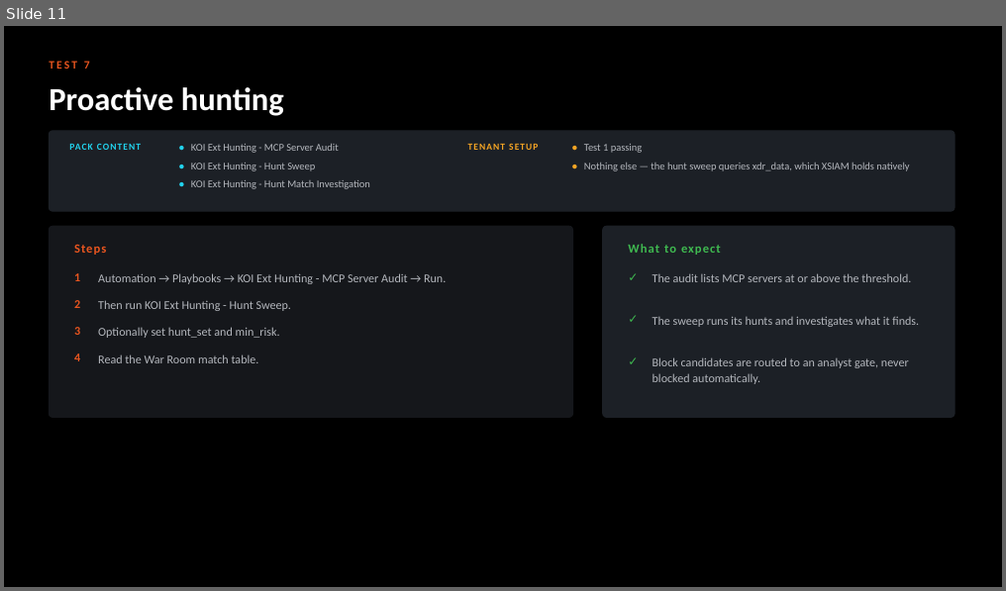
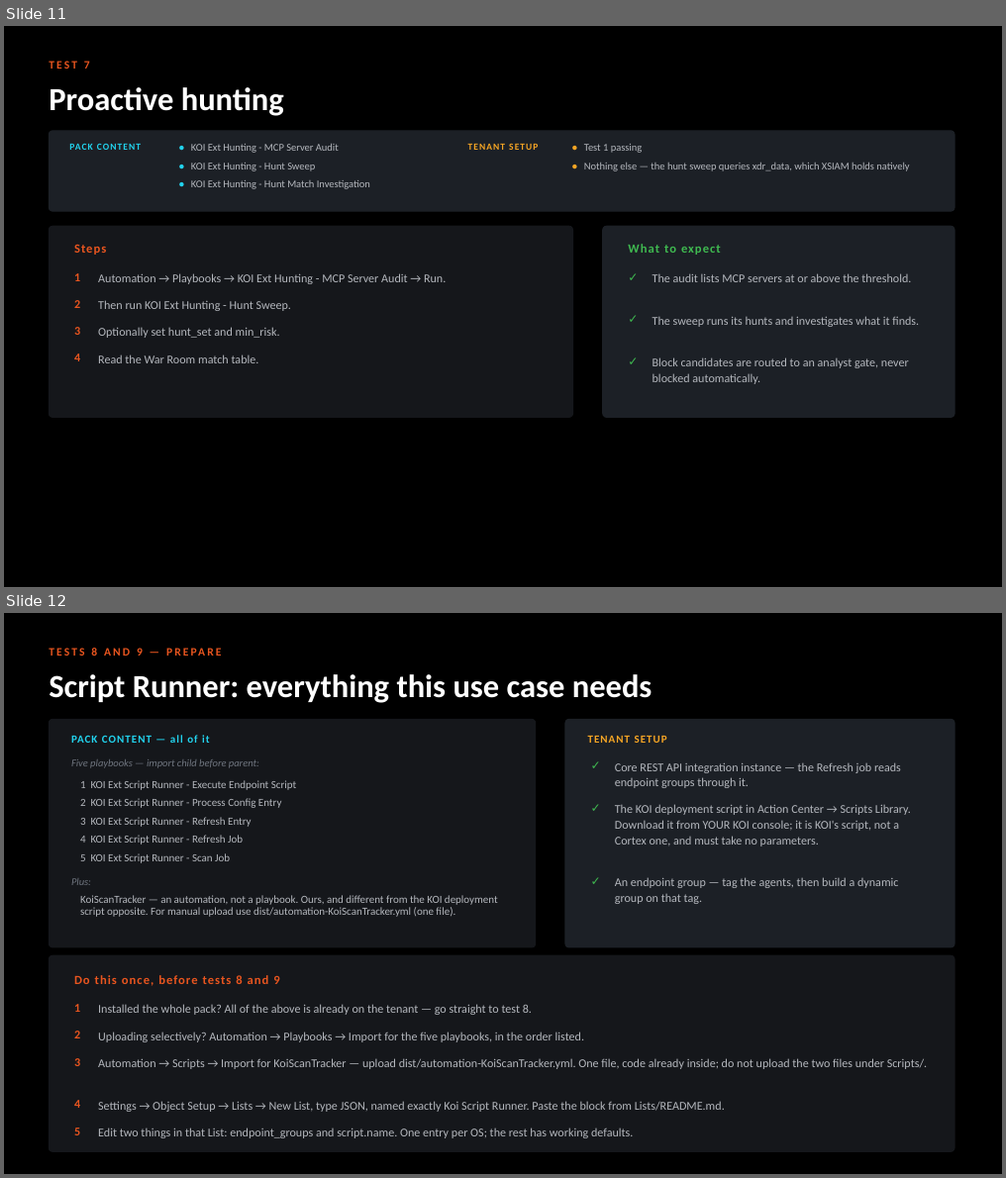
Before and after one commit to ayman-m/koi-xsiam-markeplacepack, a slide deck: docs/KOI_Marketplace_Pack_Test_Guide.pptx. Shown one above the other, each under a label of ours: slide 11 before the commit, slides 11 and 12 after it. The pictures are 1006x591 and 1006x1178 pixels, drawn with LibreOffice and Linux fonts; fonts in the diff are those of the drawing. Boxes give left, top, right and bottom in pixels: in the first picture for what was removed or moved away, otherwise in the second. Text is boxed around its words. In the diff, an @@ line names an element or a change of style, - is before the commit and + after.

```diff
--- a/docs/KOI_Marketplace_Pack_Test_Guide.pptx
+++ b/docs/KOI_Marketplace_Pack_Test_Guide.pptx
@@ slide 12 added at (4,613,1002,1174), background #000000 @@
@@ text added at (91,648,143,656), 11 pt, text #E8551F, bold @@
+TESTS 8 AND 9 — PREPARE
@@ text added at (49,674,652,703), 31 pt, text #FFFFFF, bold @@
+Script Runner: everything this use case needs
@@ rounded rectangle added at (49,719,536,948), fill #15171B, outline #15171B 1 pt @@
@@ rounded rectangle added at (565,719,954,948), fill #1C2026, outline #1C2026 1 pt @@
@@ text added at (71,735,210,743), 10.5 pt, text #22D3EE, bold @@
+PACK CONTENT — all of it
@@ text added at (71,760,259,768), 10 pt, text #6E747E, italic @@
+Five playbooks — import child before parent:
@@ text added at (588,736,667,743), 10.5 pt, text #F5A524, bold @@
+TENANT SETUP
@@ text added at (591,759,609,779), 11.5 pt, text #3FB950, bold @@
+✓
@@ text added at (80,780,296,790), 10.5 pt, text #B4B7BD @@
+1 KOI Ext Script Runner - Execute Endpoint Script
@@ text added at (615,762,901,788), 11.5 pt, text #B4B7BD @@
+Core REST API integration instance — the Refresh job reads endpoint groups through it.
@@ text added at (80,798,282,808), 10.5 pt, text #B4B7BD @@
+2 KOI Ext Script Runner - Process Config Entry
@@ text added at (80,817,251,827), 10.5 pt, text #B4B7BD @@
+3 KOI Ext Script Runner - Refresh Entry
@@ text added at (591,800,609,821), 11.5 pt, text #3FB950, bold @@
+✓
@@ text added at (615,804,911,847), 11.5 pt, text #B4B7BD @@
+The KOI deployment script in Action Center → Scripts Library. Download it from YOUR KOI console; it is KOI's script, not a Cortex one, and must take no parameters.
@@ text added at (80,835,243,845), 10.5 pt, text #B4B7BD @@
+4 KOI Ext Script Runner - Refresh Job
@@ text added at (71,878,91,885), 10 pt, text #6E747E, italic @@
+Plus:
@@ text added at (80,854,230,863), 10.5 pt, text #B4B7BD @@
+5 KOI Ext Script Runner - Scan Job
@@ text added at (591,873,609,894), 11.5 pt, text #3FB950, bold @@
+✓
@@ text added at (615,877,899,904), 11.5 pt, text #B4B7BD @@
+An endpoint group — tag the agents, then build a dynamic group on that tag.
@@ text added at (80,895,498,917), 10.5 pt, text #B4B7BD @@
+KoiScanTracker — an automation, not a playbook. Ours, and different from the KOI deployment script opposite. For manual upload use dist/automation-KoiScanTracker.yml (one file).
@@ rounded rectangle added at (49,956,954,1152), fill #15171B, outline #15171B 1 pt @@
@@ text added at (74,975,279,986), 12 pt, text #E8551F, bold @@
+Do this once, before tests 8 and 9
@@ text added at (74,1004,80,1012), 11.5 pt, text #E8551F, bold @@
+1
@@ text added at (98,1004,532,1015), 11.5 pt, text #B4B7BD @@
+Installed the whole pack? All of the above is already on the tenant — go straight to test 8.
@@ text added at (74,1031,80,1039), 11.5 pt, text #E8551F, bold @@
+2
@@ text added at (98,1032,584,1043), 11.5 pt, text #B4B7BD @@
+Uploading selectively? Automation → Playbooks → Import for the five playbooks, in the order listed.
@@ text added at (74,1059,80,1066), 11.5 pt, text #E8551F, bold @@
+3
@@ text added at (98,1059,927,1069), 11.5 pt, text #B4B7BD @@
+Automation → Scripts → Import for KoiScanTracker — upload dist/automation-KoiScanTracker.yml. One file, code already inside; do not upload the two files under Scripts/.
@@ text added at (74,1100,80,1108), 11.5 pt, text #E8551F, bold @@
+4
@@ text added at (98,1101,725,1112), 11.5 pt, text #B4B7BD @@
+Settings → Object Setup → Lists → New List, type JSON, named exactly Koi Script Runner. Paste the block from Lists/README.md.
@@ text added at (74,1128,80,1136), 11.5 pt, text #E8551F, bold @@
+5
@@ text added at (98,1128,633,1139), 11.5 pt, text #B4B7BD @@
+Edit two things in that List: endpoint_groups and script.name. One entry per OS; the rest has working defaults.
```
Also in this commit, not shown: 1 slide changed, 3 other files.
